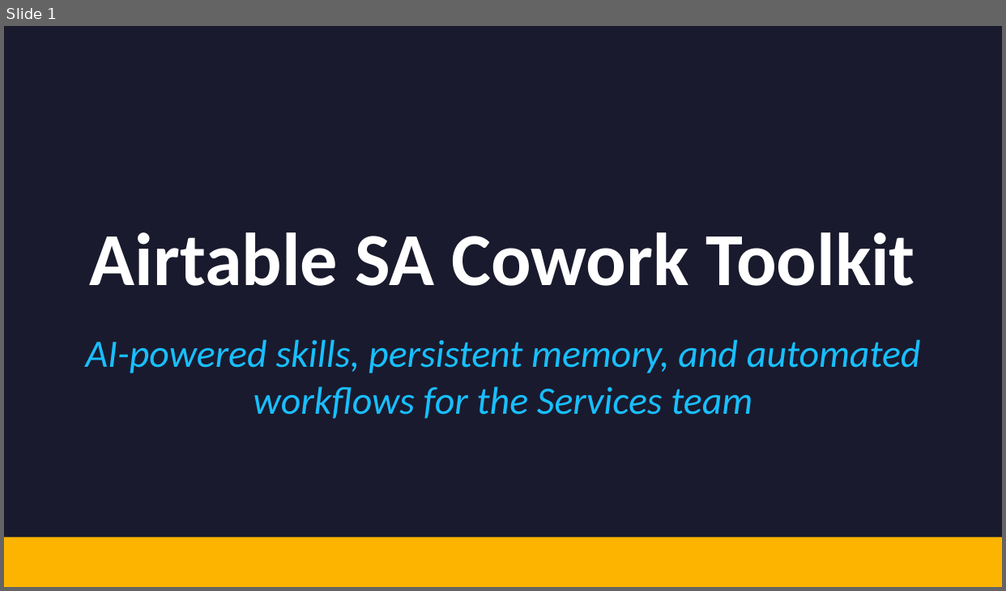
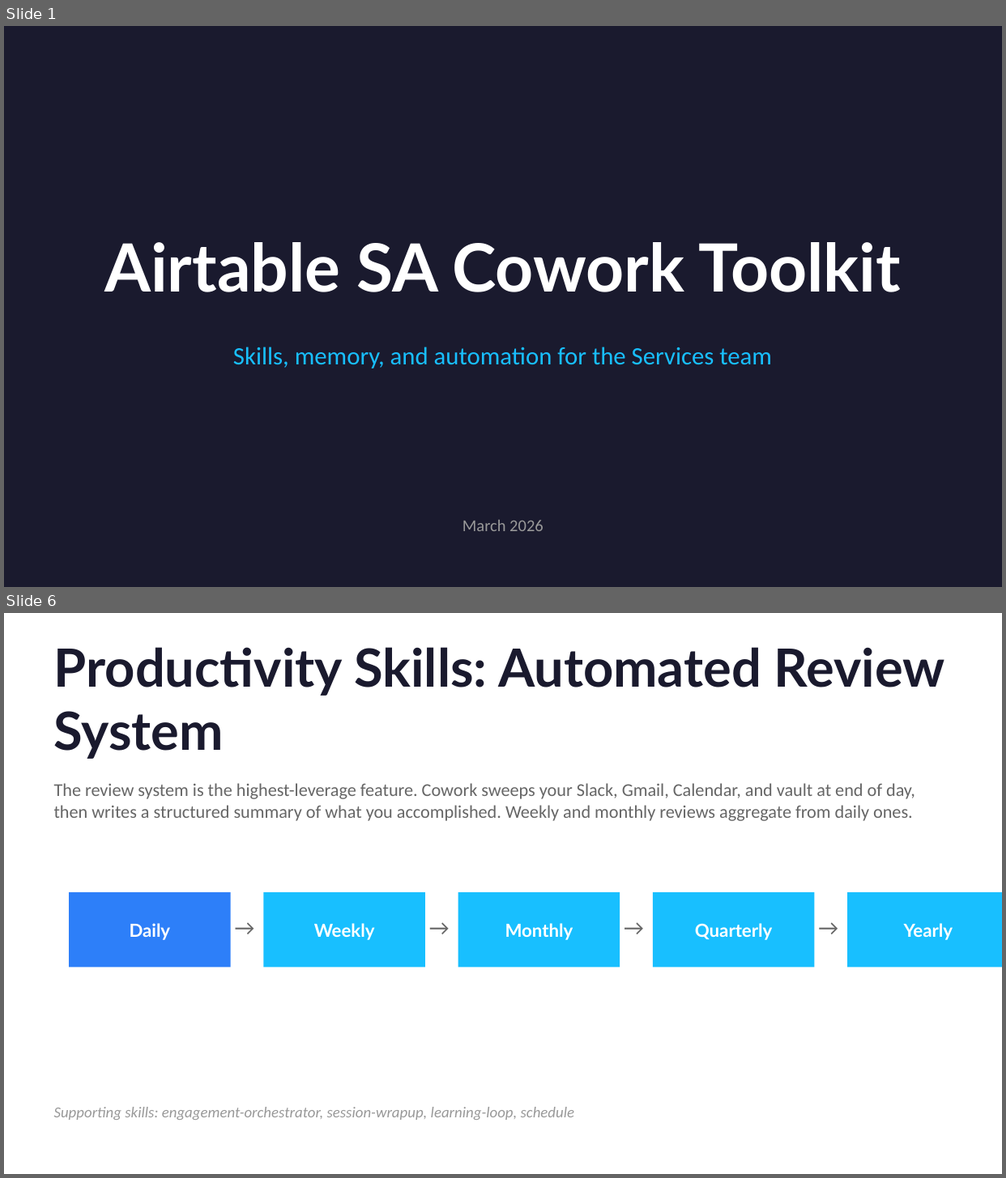
Before and after one commit to dsteven12/airtable-sa-skills, a slide deck: docs/SA-Cowork-Toolkit-Overview.pptx. Shown one above the other, each under a label of ours: slide 1 before the commit, slides 1 and 6 after it; the slides between them are not shown. The pictures are 1006x591 and 1006x1178 pixels, drawn with LibreOffice and Linux fonts; fonts in the diff are those of the drawing. Boxes give left, top, right and bottom in pixels: in the first picture for what was removed or moved away, otherwise in the second. Text is boxed around its words. In the diff, an @@ line names an element or a change of style, - is before the commit and + after.

Commit message:
Initial commit: 26 Cowork skills, vault scaffold, CLAUDE.md template, onboarding docs, overview deck

```diff
--- a/docs/SA-Cowork-Toolkit-Overview.pptx
+++ b/docs/SA-Cowork-Toolkit-Overview.pptx
@@ slide 6 added at (x1=4, y1=613, x2=1002, y2=1174), background #FFFFFF @@
@@ text added at (x1=54, y1=647, x2=945, y2=759), 38 pt, text #1A1A2E, bold @@
+Productivity Skills: Automated Review System
@@ text added at (x1=54, y1=783, x2=915, y2=821), 13 pt, text #666666 @@
+The review system is the highest-leverage feature. Cowork sweeps your Slack, Gmail, Calendar, and vault at end of day, then writes a structured summary of what you accomplished. Weekly and monthly reviews aggregate from daily ones.
@@ rectangle added at (x1=69, y1=892, x2=231, y2=967), fill #2D7FF9 @@
@@ rectangle added at (x1=263, y1=892, x2=425, y2=967), fill #18BFFF @@
@@ rectangle added at (x1=458, y1=892, x2=620, y2=967), fill #18BFFF @@
@@ rectangle added at (x1=653, y1=892, x2=814, y2=967), fill #18BFFF @@
@@ rectangle added at (x1=847, y1=892, x2=1002, y2=967), fill #18BFFF @@
@@ text added at (x1=130, y1=923, x2=171, y2=940), 13 pt, text #FFFFFF, bold @@
+Daily
@@ text added at (x1=233, y1=907, x2=255, y2=948), 16 pt, text #666666 @@
+→
@@ text added at (x1=314, y1=923, x2=375, y2=940), 13 pt, text #FFFFFF, bold @@
+Weekly
@@ text added at (x1=428, y1=907, x2=450, y2=948), 16 pt, text #666666 @@
+→
@@ text added at (x1=505, y1=923, x2=573, y2=940), 13 pt, text #FFFFFF, bold @@
+Monthly
@@ text added at (x1=623, y1=907, x2=645, y2=948), 16 pt, text #666666 @@
+→
@@ text added at (x1=695, y1=923, x2=772, y2=940), 13 pt, text #FFFFFF, bold @@
+Quarterly
@@ text added at (x1=817, y1=907, x2=839, y2=948), 16 pt, text #666666 @@
+→
@@ text added at (x1=904, y1=923, x2=953, y2=940), 13 pt, text #FFFFFF, bold @@
+Yearly
@@ text added at (x1=54, y1=1107, x2=575, y2=1120), 11 pt, text #999999, italic @@
+Supporting skills: engagement-orchestrator, session-wrapup, learning-loop, schedule
@@ slide 1 changed as well @@
@@ text "Airtable SA Cowork Toolkit" at (x1=104, y1=242, x2=901, y2=292): size 54 to 48 pt, font Calibri to Lato @@
@@ text at (x1=233, y1=347, x2=772, y2=369): text changed; size 28 to 18 pt; italic off @@
-AI-powered skills, persistent memory, and automated workflows for the Services team
+Skills, memory, and automation for the Services team
@@ text added at (x1=462, y1=520, x2=543, y2=531), 12 pt, text #999999 @@
+March 2026
@@ rectangle removed at (x1=4, y1=537, x2=1002, y2=587) @@
```
Also in this commit, not shown: 10 other slides added, 11 slides removed.
